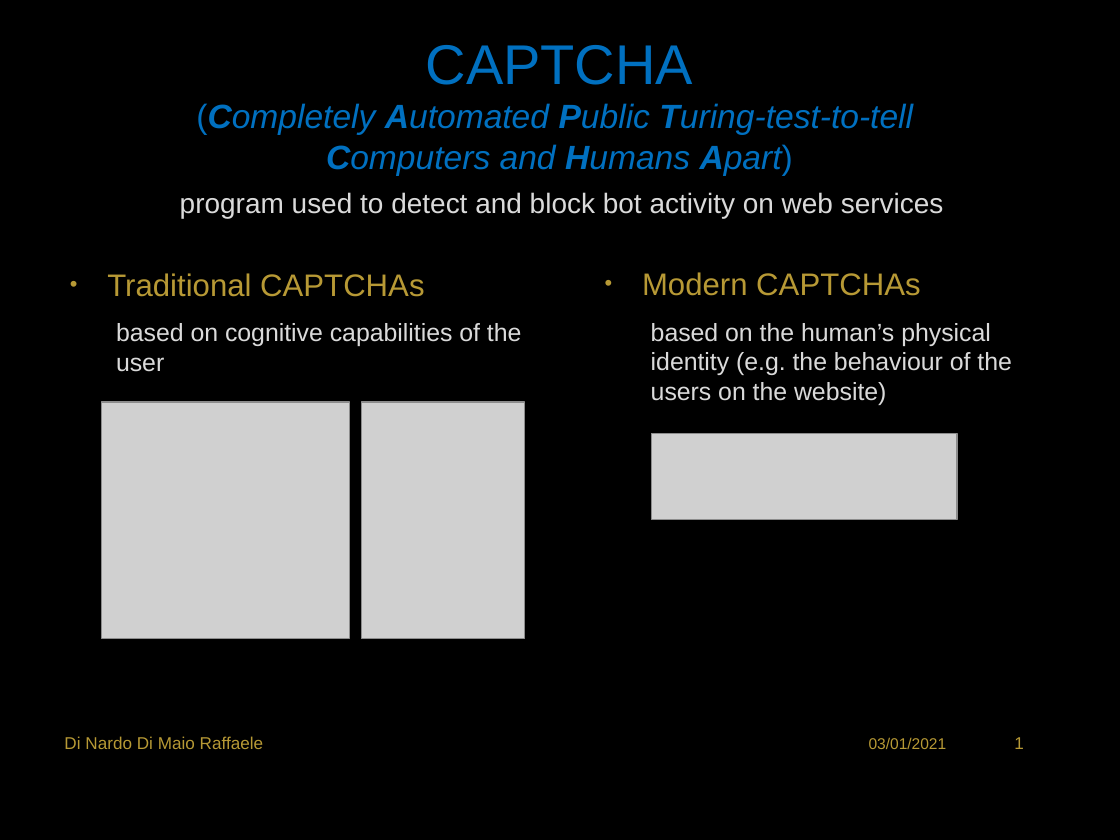
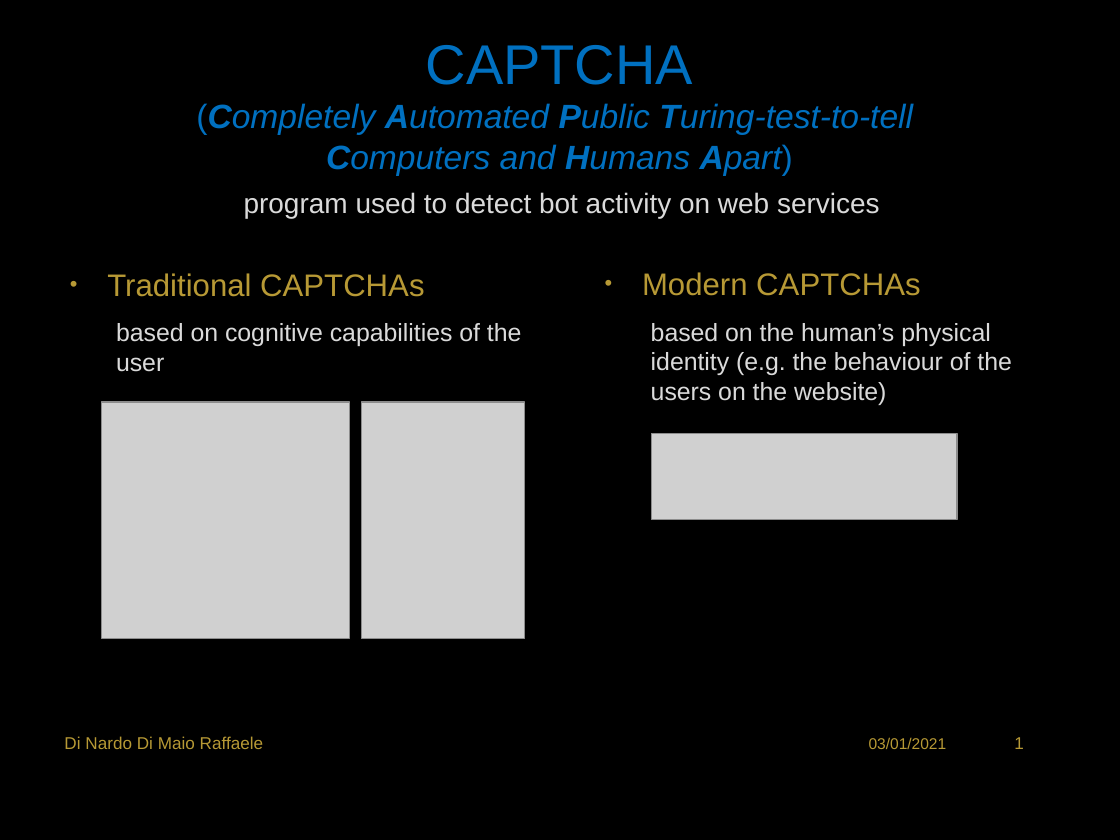
Before and after one commit to RaffaDNDM/AcCAPPCHA, a slide deck: slide 2 of Thesis/AcCAPPCHA.pptx. Drawn at 1120x840 pixels with LibreOffice and Linux fonts; fonts in the diff are those of the drawing; grey boxes stand for pictures; background and template pictures are left out. Boxes give left, top, right and bottom in pixels: in the first picture for what was removed or moved away, otherwise in the second. Text is boxed around its words. In the diff, an @@ line names an element or a change of style, - is before the commit and + after.

```diff
--- a/Thesis/AcCAPPCHA.pptx
+++ b/Thesis/AcCAPPCHA.pptx
@@ text at [244, 192, 880, 218]: text changed @@
-program used to detect and block bot activity on web services
+program used to detect bot activity on web services
```
Also in this commit, not shown: 1 other slide changed.
